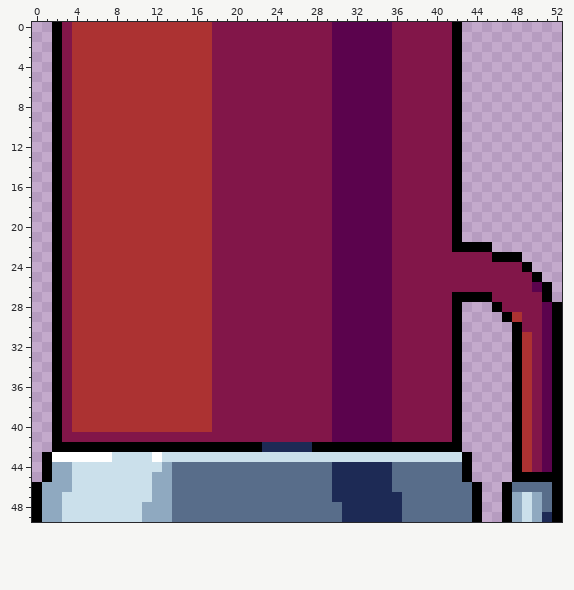
Two states of a pixel-art sprite, img/liquid_tube_top.png. The picture above was drawn from the file before the commit.
The file is 53x50 pixels.
Once edited:
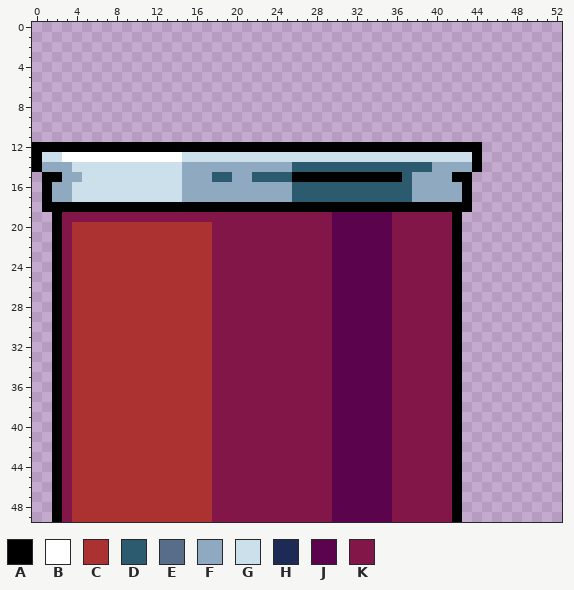
Palette (. is transparent): A #000000  B #ffffff  C #ac3232  D #2c5b6f  E #586d8a  F #8fa9c0  G #cbe0eb  H #1d2a55  J #5b034d  K #821649
Change:
@@ x 0..52 @@
- 0 ..AKCCCCCCCCCCCCCCKKKKKKKKKKKKJJJJJJKKKKKKA..........
- 1 ..AKCCCCCCCCCCCCCCKKKKKKKKKKKKJJJJJJKKKKKKA..........
- 2 ..AKCCCCCCCCCCCCCCKKKKKKKKKKKKJJJJJJKKKKKKA..........
- 3 ..AKCCCCCCCCCCCCCCKKKKKKKKKKKKJJJJJJKKKKKKA..........
- 4 ..AKCCCCCCCCCCCCCCKKKKKKKKKKKKJJJJJJKKKKKKA..........
- 5 ..AKCCCCCCCCCCCCCCKKKKKKKKKKKKJJJJJJKKKKKKA..........
- 6 ..AKCCCCCCCCCCCCCCKKKKKKKKKKKKJJJJJJKKKKKKA..........
- 7 ..AKCCCCCCCCCCCCCCKKKKKKKKKKKKJJJJJJKKKKKKA..........
- 8 ..AKCCCCCCCCCCCCCCKKKKKKKKKKKKJJJJJJKKKKKKA..........
- 9 ..AKCCCCCCCCCCCCCCKKKKKKKKKKKKJJJJJJKKKKKKA..........
-10 ..AKCCCCCCCCCCCCCCKKKKKKKKKKKKJJJJJJKKKKKKA..........
-11 ..AKCCCCCCCCCCCCCCKKKKKKKKKKKKJJJJJJKKKKKKA..........
-12 ..AKCCCCCCCCCCCCCCKKKKKKKKKKKKJJJJJJKKKKKKA..........
-13 ..AKCCCCCCCCCCCCCCKKKKKKKKKKKKJJJJJJKKKKKKA..........
-14 ..AKCCCCCCCCCCCCCCKKKKKKKKKKKKJJJJJJKKKKKKA..........
-15 ..AKCCCCCCCCCCCCCCKKKKKKKKKKKKJJJJJJKKKKKKA..........
-16 ..AKCCCCCCCCCCCCCCKKKKKKKKKKKKJJJJJJKKKKKKA..........
-17 ..AKCCCCCCCCCCCCCCKKKKKKKKKKKKJJJJJJKKKKKKA..........
-18 ..AKCCCCCCCCCCCCCCKKKKKKKKKKKKJJJJJJKKKKKKA..........
-19 ..AKCCCCCCCCCCCCCCKKKKKKKKKKKKJJJJJJKKKKKKA..........
+ 0 .....................................................
+ 1 .....................................................
+ 2 .....................................................
+ 3 .....................................................
+ 4 .....................................................
+ 5 .....................................................
+ 6 .....................................................
+ 7 .....................................................
+ 8 .....................................................
+ 9 .....................................................
+10 .....................................................
+11 .....................................................
+12 AAAAAAAAAAAAAAAAAAAAAAAAAAAAAAAAAAAAAAAAAAAAA........
+13 AGGBBBBBBBBBBBBGGGGGGGGGGGGGGGGGGGGGGGGGGGGGA........
+14 AFFFGGGGGGGGGGGFFFFFFFFFFFDDDDDDDDDDDDDDFFFFA........
+15 .AAFFGGGGGGGGGGFFFDDFFDDDDAAAAAAAAAAADFFFFAA.........
+16 .AFFGGGGGGGGGGGFFFFFFFFFFFDDDDDDDDDDDDFFFFFA.........
+17 .AFFGGGGGGGGGGGFFFFFFFFFFFDDDDDDDDDDDDFFFFFA.........
+18 .AAAAAAAAAAAAAAAAAAAAAAAAAAAAAAAAAAAAAAAAAAA.........
+19 ..AKKKKKKKKKKKKKKKKKKKKKKKKKKKJJJJJJKKKKKKA..........
 20 ..AKCCCCCCCCCCCCCCKKKKKKKKKKKKJJJJJJKKKKKKA..........
 21 ..AKCCCCCCCCCCCCCCKKKKKKKKKKKKJJJJJJKKKKKKA..........
-22 ..AKCCCCCCCCCCCCCCKKKKKKKKKKKKJJJJJJKKKKKKAAAA.......
-23 ..AKCCCCCCCCCCCCCCKKKKKKKKKKKKJJJJJJKKKKKKKKKKAAA....
-24 ..AKCCCCCCCCCCCCCCKKKKKKKKKKKKJJJJJJKKKKKKKKKKKKKA...
-25 ..AKCCCCCCCCCCCCCCKKKKKKKKKKKKJJJJJJKKKKKKKKKKKKKKA..
-26 ..AKCCCCCCCCCCCCCCKKKKKKKKKKKKJJJJJJKKKKKKKKKKKKKKJA.
-27 ..AKCCCCCCCCCCCCCCKKKKKKKKKKKKJJJJJJKKKKKKAAAAKKKKKA.
-28 ..AKCCCCCCCCCCCCCCKKKKKKKKKKKKJJJJJJKKKKKKA...AKKKKJA
-29 ..AKCCCCCCCCCCCCCCKKKKKKKKKKKKJJJJJJKKKKKKA....ACKKJA
-30 ..AKCCCCCCCCCCCCCCKKKKKKKKKKKKJJJJJJKKKKKKA.....AKKJA
-31 ..AKCCCCCCCCCCCCCCKKKKKKKKKKKKJJJJJJKKKKKKA.....ACKJA
-32 ..AKCCCCCCCCCCCCCCKKKKKKKKKKKKJJJJJJKKKKKKA.....ACKJA
-33 ..AKCCCCCCCCCCCCCCKKKKKKKKKKKKJJJJJJKKKKKKA.....ACKJA
-34 ..AKCCCCCCCCCCCCCCKKKKKKKKKKKKJJJJJJKKKKKKA.....ACKJA
-35 ..AKCCCCCCCCCCCCCCKKKKKKKKKKKKJJJJJJKKKKKKA.....ACKJA
-36 ..AKCCCCCCCCCCCCCCKKKKKKKKKKKKJJJJJJKKKKKKA.....ACKJA
-37 ..AKCCCCCCCCCCCCCCKKKKKKKKKKKKJJJJJJKKKKKKA.....ACKJA
-38 ..AKCCCCCCCCCCCCCCKKKKKKKKKKKKJJJJJJKKKKKKA.....ACKJA
-39 ..AKCCCCCCCCCCCCCCKKKKKKKKKKKKJJJJJJKKKKKKA.....ACKJA
-40 ..AKCCCCCCCCCCCCCCKKKKKKKKKKKKJJJJJJKKKKKKA.....ACKJA
-41 ..AKKKKKKKKKKKKKKKKKKKKKKKKKKKJJJJJJKKKKKKA.....ACKJA
-42 ..AAAAAAAAAAAAAAAAAAAAAHHHHHAAAAAAAAAAAAAAA.....ACKJA
-43 .ABBBBBBGGGGBGGGGGGGGGGGGGGGGGGGGGGGGGGGGGGA....ACKJA
-44 .AFFGGGGGGGGGFEEEEEEEEEEEEEEEEHHHHHHEEEEEEEA....ACKJA
-45 .AFFGGGGGGGGFFEEEEEEEEEEEEEEEEHHHHHHEEEEEEEA....AAAAA
-46 AFFFGGGGGGGGFFEEEEEEEEEEEEEEEEHHHHHHEEEEEEEEA..AEEEEA
-47 AFFGGGGGGGGGFFEEEEEEEEEEEEEEEEHHHHHHHEEEEEEEA..AFGFEA
-48 AFFGGGGGGGGFFFEEEEEEEEEEEEEEEEEHHHHHHEEEEEEEA..AFGFEA
-49 AFFGGGGGGGGFFFEEEEEEEEEEEEEEEEEHHHHHHEEEEEEEA..AFGFHA
+22 ..AKCCCCCCCCCCCCCCKKKKKKKKKKKKJJJJJJKKKKKKA..........
+23 ..AKCCCCCCCCCCCCCCKKKKKKKKKKKKJJJJJJKKKKKKA..........
+24 ..AKCCCCCCCCCCCCCCKKKKKKKKKKKKJJJJJJKKKKKKA..........
+25 ..AKCCCCCCCCCCCCCCKKKKKKKKKKKKJJJJJJKKKKKKA..........
+26 ..AKCCCCCCCCCCCCCCKKKKKKKKKKKKJJJJJJKKKKKKA..........
+27 ..AKCCCCCCCCCCCCCCKKKKKKKKKKKKJJJJJJKKKKKKA..........
+28 ..AKCCCCCCCCCCCCCCKKKKKKKKKKKKJJJJJJKKKKKKA..........
+29 ..AKCCCCCCCCCCCCCCKKKKKKKKKKKKJJJJJJKKKKKKA..........
+30 ..AKCCCCCCCCCCCCCCKKKKKKKKKKKKJJJJJJKKKKKKA..........
+31 ..AKCCCCCCCCCCCCCCKKKKKKKKKKKKJJJJJJKKKKKKA..........
+32 ..AKCCCCCCCCCCCCCCKKKKKKKKKKKKJJJJJJKKKKKKA..........
+33 ..AKCCCCCCCCCCCCCCKKKKKKKKKKKKJJJJJJKKKKKKA..........
+34 ..AKCCCCCCCCCCCCCCKKKKKKKKKKKKJJJJJJKKKKKKA..........
+35 ..AKCCCCCCCCCCCCCCKKKKKKKKKKKKJJJJJJKKKKKKA..........
+36 ..AKCCCCCCCCCCCCCCKKKKKKKKKKKKJJJJJJKKKKKKA..........
+37 ..AKCCCCCCCCCCCCCCKKKKKKKKKKKKJJJJJJKKKKKKA..........
+38 ..AKCCCCCCCCCCCCCCKKKKKKKKKKKKJJJJJJKKKKKKA..........
+39 ..AKCCCCCCCCCCCCCCKKKKKKKKKKKKJJJJJJKKKKKKA..........
+40 ..AKCCCCCCCCCCCCCCKKKKKKKKKKKKJJJJJJKKKKKKA..........
+41 ..AKCCCCCCCCCCCCCCKKKKKKKKKKKKJJJJJJKKKKKKA..........
+42 ..AKCCCCCCCCCCCCCCKKKKKKKKKKKKJJJJJJKKKKKKA..........
+43 ..AKCCCCCCCCCCCCCCKKKKKKKKKKKKJJJJJJKKKKKKA..........
+44 ..AKCCCCCCCCCCCCCCKKKKKKKKKKKKJJJJJJKKKKKKA..........
+45 ..AKCCCCCCCCCCCCCCKKKKKKKKKKKKJJJJJJKKKKKKA..........
+46 ..AKCCCCCCCCCCCCCCKKKKKKKKKKKKJJJJJJKKKKKKA..........
+47 ..AKCCCCCCCCCCCCCCKKKKKKKKKKKKJJJJJJKKKKKKA..........
+48 ..AKCCCCCCCCCCCCCCKKKKKKKKKKKKJJJJJJKKKKKKA..........
+49 ..AKCCCCCCCCCCCCCCKKKKKKKKKKKKJJJJJJKKKKKKA..........
